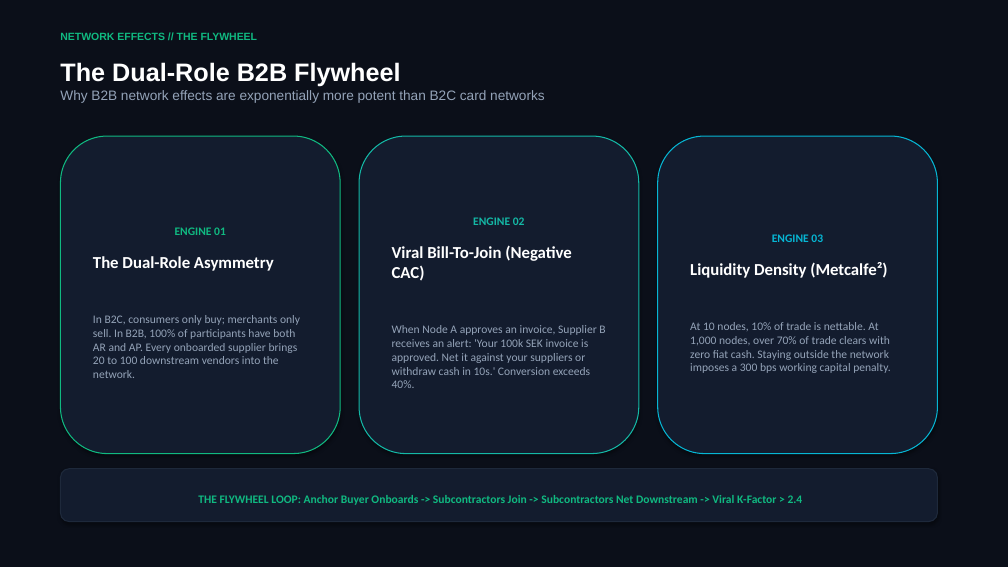
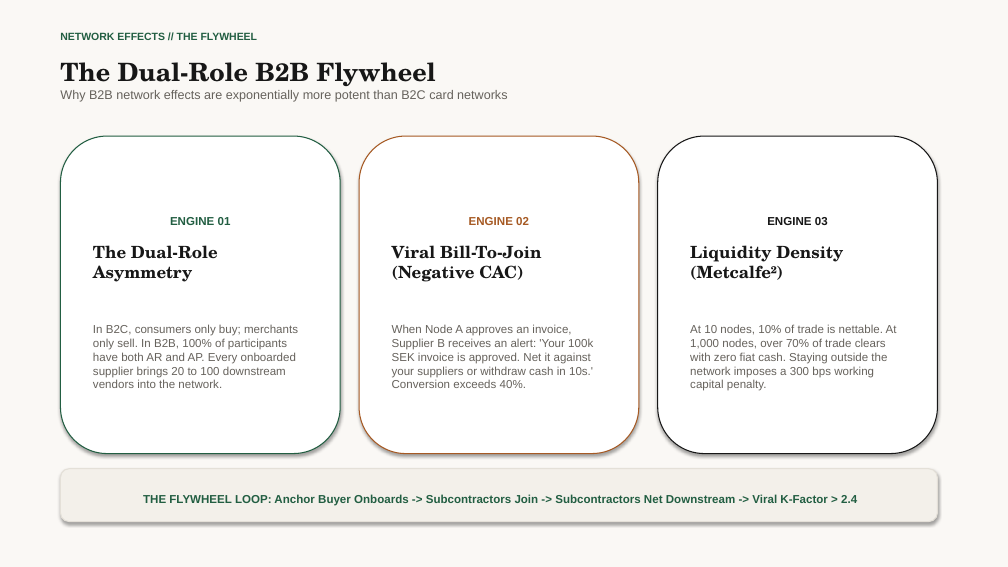
Before and after one commit to howieaccounted/accounted, a slide deck: slide 11 of public/docs/accounted_network_pitch_deck.pptx. Drawn at 1008x567 pixels with LibreOffice and Linux fonts; fonts in the diff are those of the drawing. Boxes give left, top, right and bottom in pixels: in the first picture for what was removed or moved away, otherwise in the second. Text is boxed around its words. In the diff, an @@ line names an element or a change of style, - is before the commit and + after.

Commit message:
style(pitch): update deck branding to match accounted.se light paper and editorial typography

```diff
--- a/public/docs/accounted_network_pitch_deck.pptx
+++ b/public/docs/accounted_network_pitch_deck.pptx
@@ rectangle at [0, 0, 1008, 567]: fill #0B0F19 to #FAF8F5 @@
@@ text "The Dual-Role B2B Flywheel" at [60, 62, 507, 102]: font Arial to TeX Gyre Schola, text colour #FFFFFF to #171717 in "The Dual-Role B2B Flywheel"; size 13 to 12 pt, text colour #94A3B8 to #66625C in "Why B2B network effects are exponentially more ..." @@
@@ text "NETWORK EFFECTS // THE FLYWHEEL" at [60, 32, 258, 40]: text colour #10B981 to #225E42 @@
@@ rounded rectangle "ENGINE 01" at [60, 136, 340, 454]: font Calibri to Arial in "ENGINE 01", "In B2C, consumers only buy; merchants only ..."; text colour #10B981 to #225E42 in "ENGINE 01"; font Calibri to TeX Gyre Schola, text colour #FFFFFF to #171717 in "The Dual-Role Asymmetry"; text colour #94A3B8 to #66625C in "In B2C, consumers only buy; merchants only ..."; fill #131C2E to #FFFFFF; outline #10B981 1 pt to #225E42 1 pt @@
@@ rounded rectangle "ENGINE 02" at [359, 136, 639, 454]: font Calibri to Arial in "ENGINE 02", "When Node A approves an invoice, Supplier ..."; text colour #14B8A6 to #A65A24 in "ENGINE 02"; font Calibri to TeX Gyre Schola, text colour #FFFFFF to #171717 in "Viral Bill-To-Join (Negative CAC)"; text colour #94A3B8 to #66625C in "When Node A approves an invoice, Supplier ..."; fill #131C2E to #FFFFFF; outline #14B8A6 1 pt to #A65A24 1 pt @@
@@ rounded rectangle "ENGINE 03" at [658, 136, 938, 454]: font Calibri to Arial in "ENGINE 03", "At 10 nodes, 10% of trade is ..."; text colour #06B6D4 to #171717 in "ENGINE 03"; font Calibri to TeX Gyre Schola, text colour #FFFFFF to #171717 in "Liquidity Density (Metcalfe²)"; text colour #94A3B8 to #66625C in "At 10 nodes, 10% of trade is ..."; fill #131C2E to #FFFFFF; outline #06B6D4 1 pt to #171717 1 pt @@
@@ rounded rectangle "THE FLYWHEEL LOOP: Anchor Buyer ..." at [60, 469, 938, 522]: font Calibri to Arial, text colour #10B981 to #225E42; fill #131C2E to #F3F0EA; outline #1E293B 1 pt to #E4E0D8 1 pt @@
```
Also in this commit, not shown: 15 other slides changed, 1 other file.
